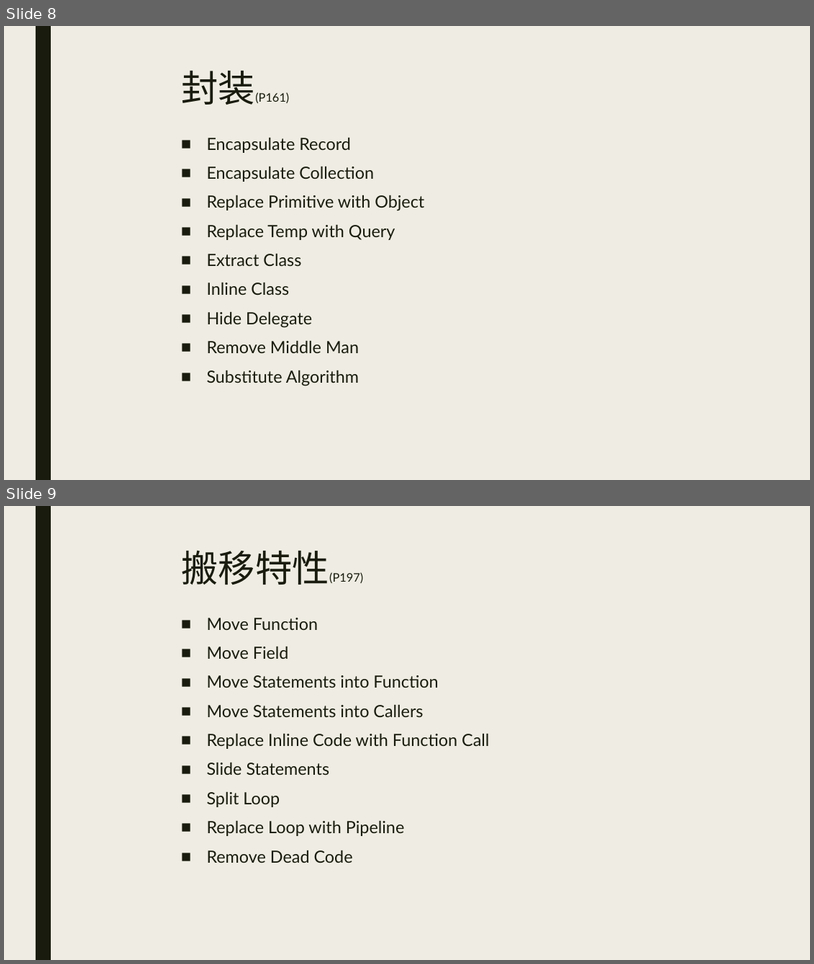
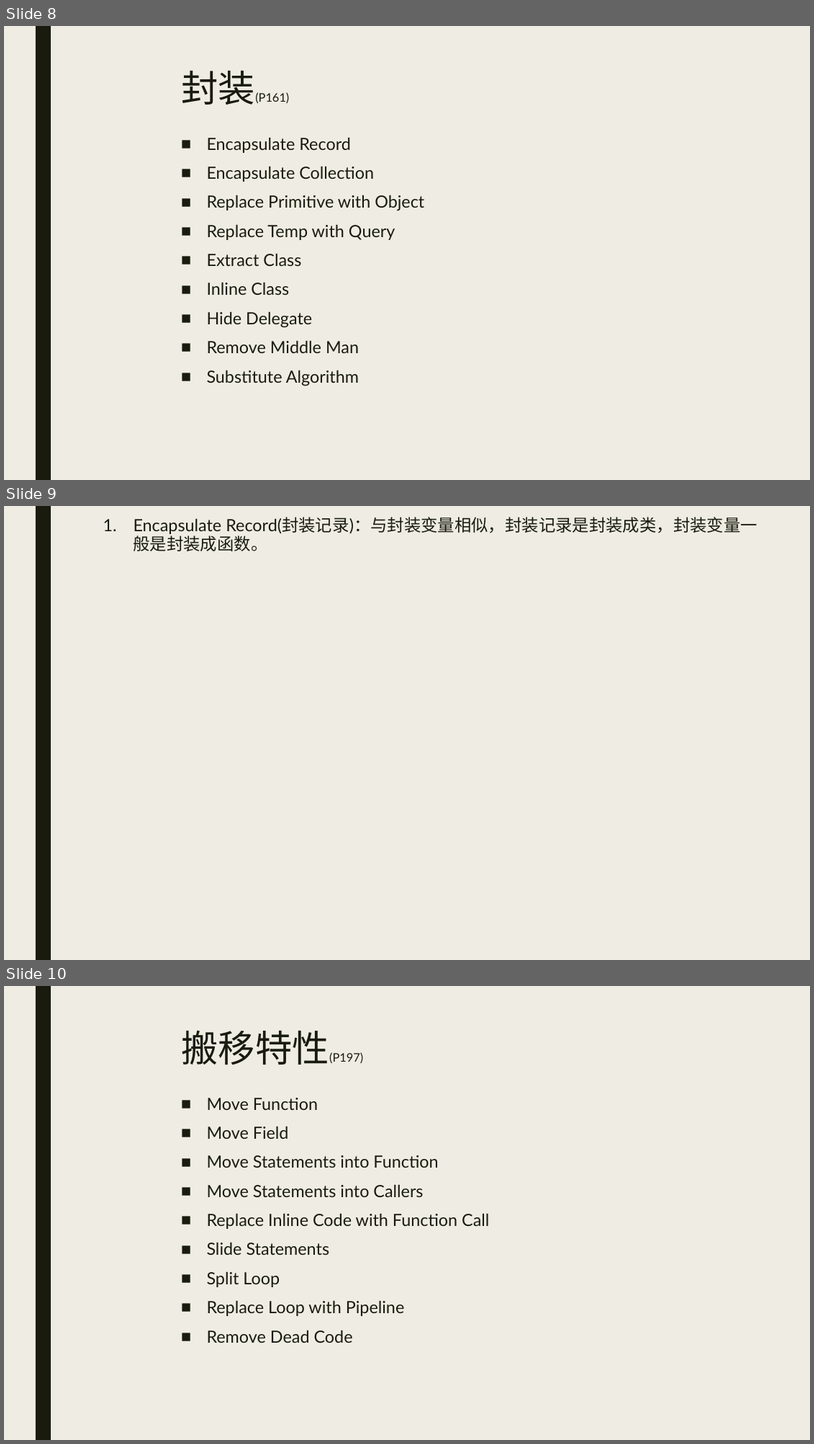
Before and after one commit to ZhengAu/CS_Study, a slide deck: Refactoring/Refactoring.pptx. Shown one above the other, each under a label of ours: slides 8 and 9 before the commit, slides 8, 9 and 10 after it. The pictures are 814x964 and 814x1444 pixels, drawn with LibreOffice and Linux fonts; fonts in the diff are those of the drawing. Boxes give left, top, right and bottom in pixels: in the first picture for what was removed or moved away, otherwise in the second. Text is boxed around its words. In the diff, an @@ line names an element or a change of style, - is before the commit and + after.

Commit message:
update

```diff
--- a/Refactoring/Refactoring.pptx
+++ b/Refactoring/Refactoring.pptx
@@ slide 9 added at [4,506,810,960], background #EFEDE3; not listed: 1 template element that a slide beside it also shows @@
@@ text added at [134,517,758,551], 20 pt, text #191B0E @@
+1. Encapsulate Record(封装记录)：与封装变量相似，封装记录是封装成类，封装变量一般是封装成函数。
@@ what was slide 9 is now slide 10 @@
```
